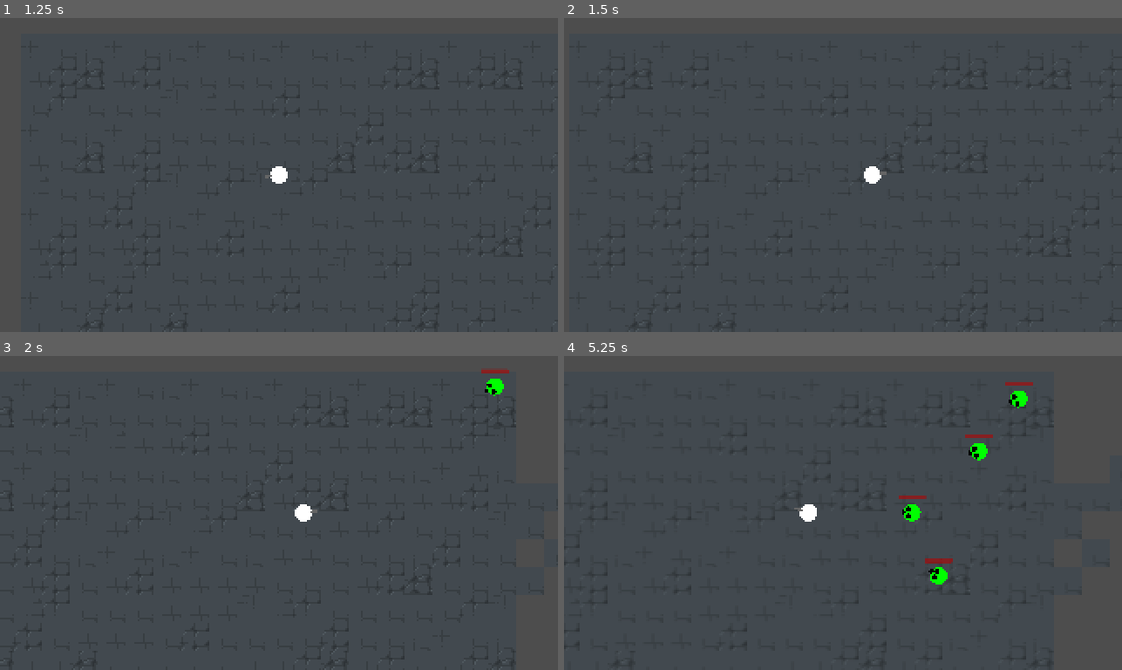
Above: before the commit, frames 1-4 (two rows, left to right).
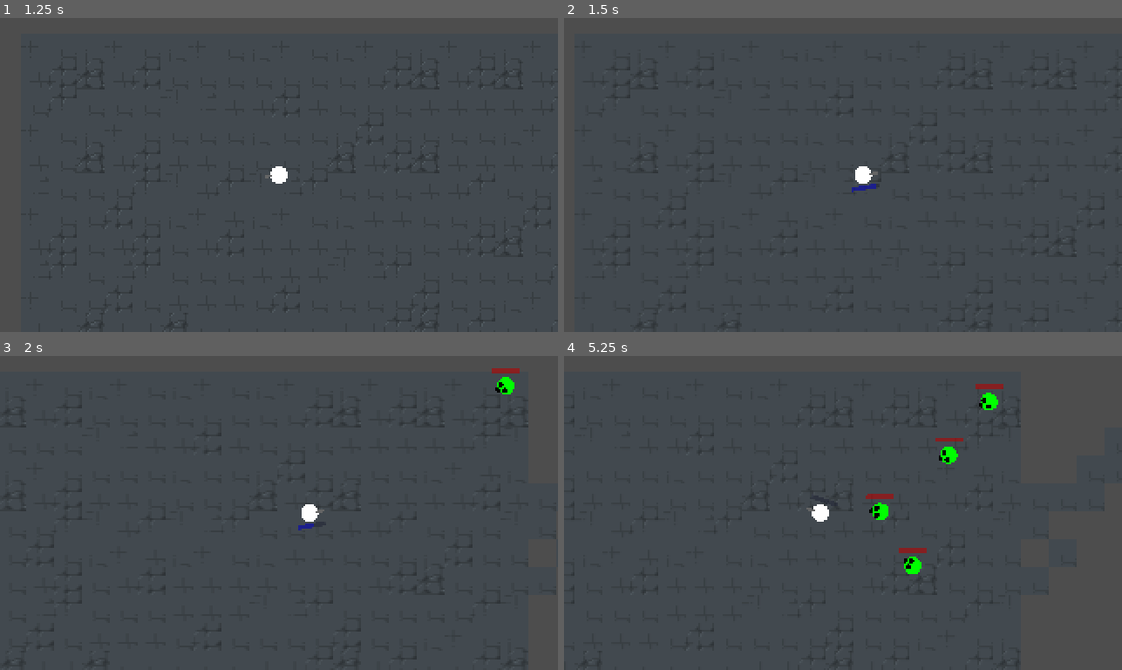
Above: after the commit, the same moments.

Repository: Spookyinator/TroglodyteCSGame
Game: Godot game, scene res://Screens/menu.tscn
Same seed, same stepped clock (60 frames per second), same inputs: the game is played once before the commit and once after it. The project has no main scene, so this scene is started directly.
Inputs (mouse positions are in pixels of both pictures, inside the frame that each line leads up to):
- Up to frame 1 (1.25 s): click "Start Game" at 0.5 s
- Up to frame 2 (1.5 s): tap Enter at 1.25 s; move the mouse to (965, 159) at 1.27 s; hold D (Right) from 1.28 s (still down); hold Shift (slide) from 1.28 s (still down)
- Up to frame 3 (2 s): keep holding D (Right); keep holding Shift (slide)
- Up to frame 4 (5.25 s): move the mouse to (731, 528) at 2.02 s; release D (Right) at 2.03 s; release Shift (slide) at 2.03 s; hold S (Down) 2.03-2.78 s; click (731, 528) at 2.1 s; tap Shift (slide) at 2.3, 3.6, 5.1 s; move the mouse to (898, 443) at 2.77 s; hold D (Right) 2.78-3.53 s; hold Shift (slide) 2.78-3.53 s; move the mouse to (815, 575) at 3.52 s; hold W (Up) 3.53-4.28 s; move the mouse to (1010, 560) at 4.27 s; hold Shift (slide) 4.28-5.03 s; hold A (Left) from 4.28 s (still down); click (1010, 560) at 4.35 s; move the mouse to (675, 465) at 5.02 s

Frame 1 is identical in both runs. In frame 2, 0.4% of the frame differs, in the area x 8-100%, y 16-100%; in frame 3, 0.6%; in frame 4, 2.0%, in the area x 41-88%, y 8-99%.

Commit message:
nbubh

Diff:
--- a/CSPGame/Enemies/enemyTest.tscn
+++ b/CSPGame/Enemies/enemyTest.tscn
@@ -68,6 +68,7 @@
 offset_right = 160.0
 offset_bottom = 17.0
 scale = Vector2(0.095, 0.095)
+value = 33.7
 show_percentage = false
 
 [connection signal="area_entered" from="Hitbox" to="." method="_on_zombie_hit"]
--- a/CSPGame/Player/player.gd
+++ b/CSPGame/Player/player.gd
@@ -2,7 +2,7 @@
 signal playerDead
 
 const SPEED = 65.0
-const slideSPEED = 130.0
+const slideSPEED = 90.0
 const bullet_speed = 500.0
 const shooting_speed = 50.0
 
@@ -13,12 +13,26 @@
 var shooting = false
 var sliding = false
 
+var stamina = 100.0
+var stamina_regening = false
+
 var bullet  = preload("res://Weapons/bullet.tscn")
 
 
 @onready var chamber = $Chamber
+@onready var stamina_bar = $StaminaBar
+@onready var stamina_reg = $StaminReg
 
 func _physics_process(delta):
+	stamina_bar.value = stamina
+	if stamina >= 100:
+		stamina_bar.visible = false
+	if stamina <= 99:
+		stamina_bar.visible = true
+
+	if stamina_regening == true:
+		stamina += 5
+
 	var direction = Vector2.ZERO
 	direction.x = Input.get_action_strength("Right") - Input.get_action_strength("Left")
 	direction.y = Input.get_action_strength("Down") - Input.get_action_strength("Up")
@@ -53,17 +67,26 @@
 		else:
 			velocity.y = lerp(shooting_speed, 0.0, 1.0)
 
-	if Input.is_action_just_pressed("slide"):
+	if Input.is_action_pressed("slide") and stamina >= 1:
+		stamina_regening = false
 		_state = STATE.SLIDE
-		$SlideTimer.start()
 		set_process_unhandled_input(false)
+	else:
+		sliding = false
+		_state = STATE.MOVE
 
 	if _state == STATE.SLIDE:
+		stamina -= 1
 		sliding = true
+
 		if direction.x:
 			velocity.x = slideSPEED * direction.x
 		if direction.y:
 			velocity.y = slideSPEED * direction.y
+
+	if stamina <= 99 and sliding == false:
+		_state = STATE.MOVE
+		stamina_reg.start()
 
 	look_at(get_global_mouse_position())
 	move_and_slide()
@@ -76,12 +99,12 @@
 	get_tree().get_root().add_child(bullet_instance)
 	bullet_instance.get_node("Timer").start()
 
-func _on_slide_timer_timeout():
-	_state = STATE.MOVE
-	sliding = false
-
 func _on_hitbox_no_health():
 	playerDead.emit()
 	queue_free()
 func _on_player_dead():
 	pass
+
+func _on_stamin_reg_timeout():
+	stamina_regening = true
+	print("balls")
--- a/CSPGame/Player/player.tscn
+++ b/CSPGame/Player/player.tscn
@@ -22,9 +22,6 @@
 scale = Vector2(0.48, 0.48)
 shape = SubResource("CircleShape2D_2t4xt")
 
-[node name="SlideTimer" type="Timer" parent="."]
-wait_time = 0.3
-
 [node name="MeshInstance2D2" type="MeshInstance2D" parent="."]
 modulate = Color(0.396078, 0.396078, 0.396078, 1)
 position = Vector2(6, 0)
@@ -38,6 +35,21 @@
 collision_layer = 0
 collision_mask = 4
 
+[node name="StaminaBar" type="ProgressBar" parent="."]
+visible = false
+modulate = Color(0, 0, 1, 1)
+offset_left = -8.0
+offset_top = 6.0
+offset_right = 160.0
+offset_bottom = 33.0
+scale = Vector2(0.095, 0.095)
+show_percentage = false
+
+[node name="StaminReg" type="Timer" parent="."]
+process_callback = 0
+wait_time = 0.5
+one_shot = true
+
 [connection signal="playerDead" from="." to="." method="_on_player_dead"]
-[connection signal="timeout" from="SlideTimer" to="." method="_on_slide_timer_timeout"]
 [connection signal="noHealth" from="Hitbox" to="." method="_on_hitbox_no_health"]
+[connection signal="timeout" from="StaminReg" to="." method="_on_stamin_reg_timeout"]
